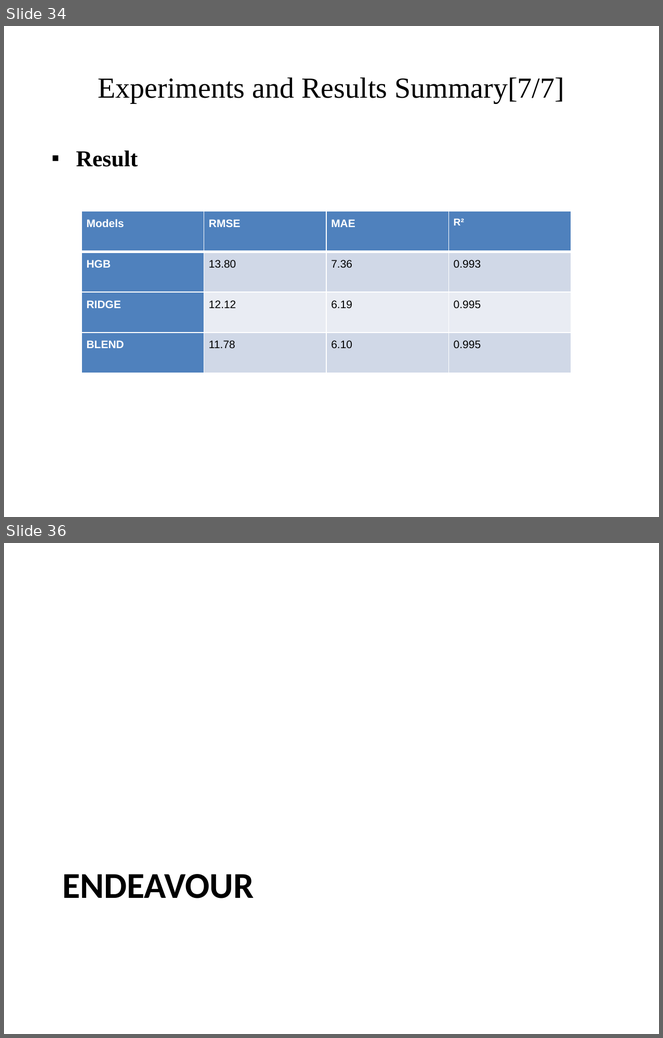
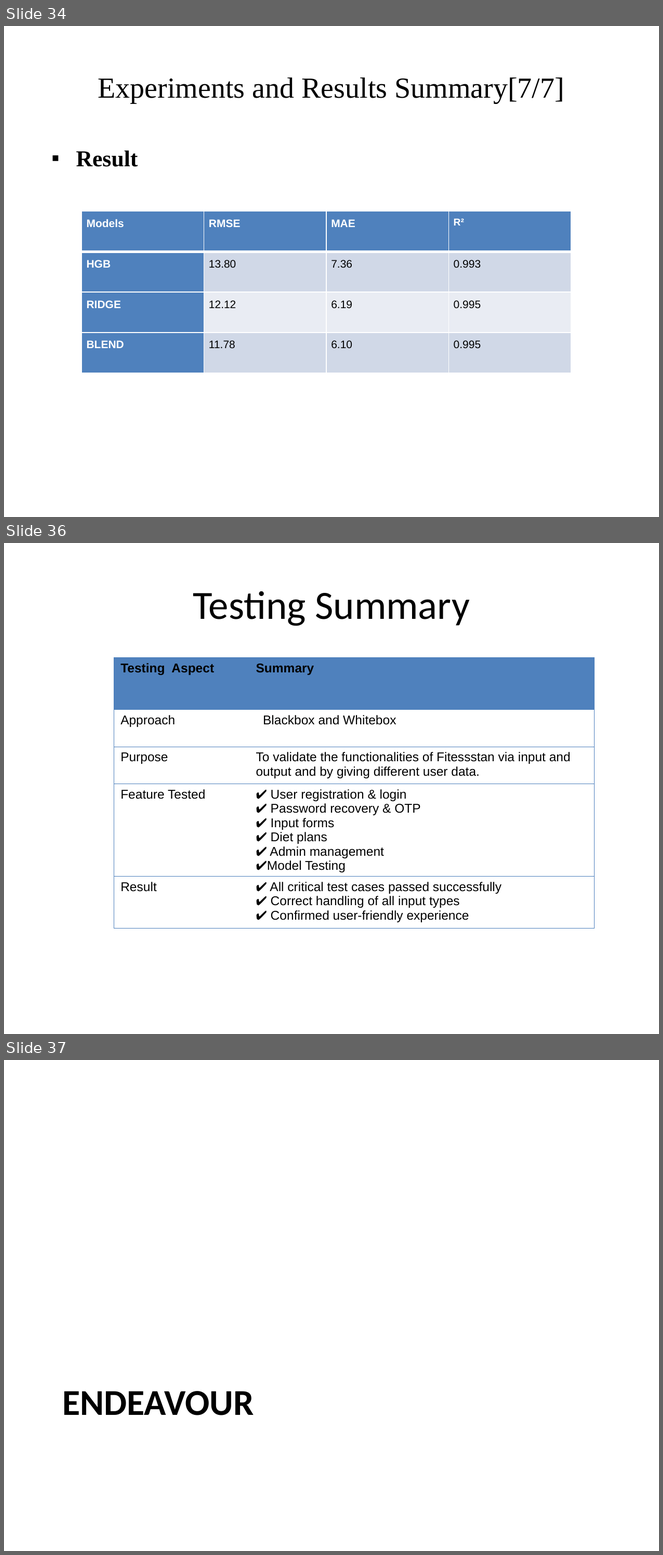
Before and after one commit to pandistic-zain/Fitnesstan--FYP, a slide deck: fitnesstan-documentation/FItnessstan_Final Presentation_Part 2.pptx. Shown one above the other, each under a label of ours: slides 34 and 36 before the commit, slides 34, 36 and 37 after it; the slides between them are not shown. The pictures are 663x1038 and 663x1555 pixels, drawn with LibreOffice and Linux fonts; fonts in the diff are those of the drawing; background and template pictures are left out. Boxes give left, top, right and bottom in pixels: in the first picture for what was removed or moved away, otherwise in the second. Text is boxed around its words. In the diff, an @@ line names an element or a change of style, - is before the commit and + after.

```diff
--- a/fitnesstan-documentation/FItnessstan_Final Presentation_Part 2.pptx
+++ b/fitnesstan-documentation/FItnessstan_Final Presentation_Part 2.pptx
@@ slide 36 added at bbox=[4, 543, 659, 1034], background picture (left out) @@
@@ title added at bbox=[193, 591, 469, 626], 44 pt, text #000000 @@
+Testing Summary
@@ table added at bbox=[114, 657, 595, 935], 5 rows, 2 columns @@
+Testing Aspect | Summary
+Approach | Blackbox and Whitebox
+Purpose | To validate the functionalities of Fitessstan via input and output and by giving different user data.
+Feature Tested | ✔ User registration & login ✔ Password recovery & OTP ✔ Input forms ✔ Diet plans ✔ Admin management / ✔Model Testing
+Result | ✔ All critical test cases passed successfully ✔ Correct handling of all input types ✔ Confirmed user-friendly experience
@@ what was slide 36 is now slide 37 @@
```
Also in this commit, not shown: 14 slides changed, 1 other slide added, 2 slides removed.
